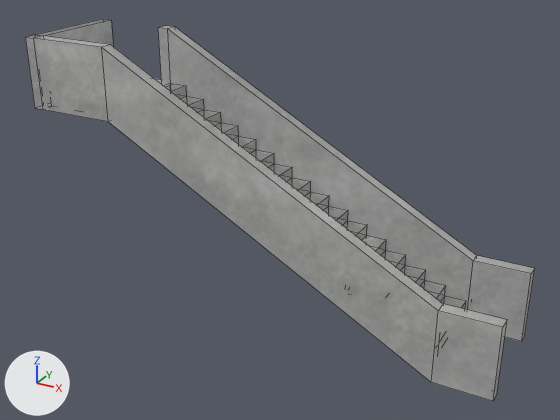
The FBX model Assets/Meshes/WalkingBridge1.fbx: old version first, new version second.
Both versions are drawn from a camera (50 mm lens) standing at (3.22, -13.51, 8.07) and looking at (-3.64, -1.04, 1.83). Every picture has the same lights, and +X, +Y and +Z are marked at lower left. Mesh edges are drawn as thin lines. Where no turn or scale is listed for an object, it has been applied to the vertices. Vertices at the same position are counted once.

Names of what the first picture shows: 'WalkingBridge1'.
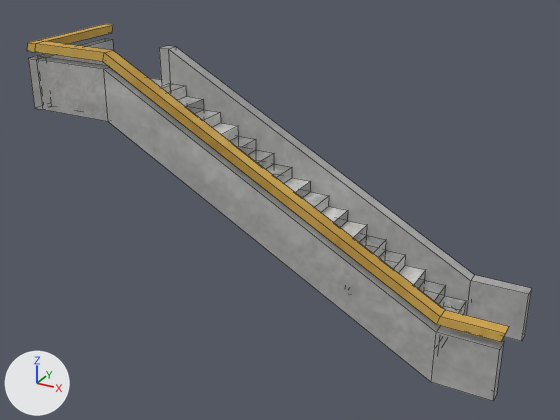
The newer file is also turned or shifted as a whole; pictures and numbers use the older file's frame.

The change, as a list of edits to the scene's bpy script:
```text
Add img_plastic_png:
    img_plastic_png = load_image('plastic.png', '../textures/plastic.png', 256, 256, 'sRGB')
Add mat_plastic:
    mat_plastic = principled_material('plastic')
    mat_plastic.texture = img_plastic_png
    mat_plastic.roughness = 1.0
Change me_cube_121:
    used by ob_walkingbridge1; location = (0.0, 0.0, 0.0)
    remove me_cube_121.from_pydata(...)  # 142 vertices, 135 faces; spans x -8.94..1.16, y -2.12..0.27, z -0.35..4.96
    add me_cube_121.from_pydata(...)  # 166 vertices, 157 faces; spans x -8.94..1.21, y -2.12..0.27, z -0.35..4.85
    me_cube_121 part 1: a new loose piece of 24 vertices spanning x -8.94..1.21, y -2.12..0.27, z 0.86..4.85, in mat_plastic (picture img_plastic_png)
    me_cube_121 part 2
    12 vertices in x -8.94..-6.94, y -2.12..0.27, z 4.96 move by (0.0, 0.0, -0.44)
    8 vertices in x 0.05..1.16, y -2.12..0.27, z 1.14 move by (0.0, 0.0, -0.43)
    me_cube_121 part 3: 52 kept faces spanning x -8.94..1.16, y -2.12..0.27, z -0.35..4.52 get new texture (UV) coordinates
    add me_cube_121.materials.append(mat_plastic)  # picture img_plastic_png
```

Changed parts and their boxes (x1, y1, x2, y2) in the pictures (560 x 420 px; the box of a moved part takes in the faces that stretch with it):
'WalkingBridge1', reshaped
    before: (25, 19, 535, 401)
    after: (27, 24, 532, 401)
part 1 of me_cube_121, added (orange)
    after: (27, 24, 509, 342)
part 2 of me_cube_121, moved or reshaped
    before: (25, 19, 535, 353)
    after: (28, 38, 532, 353)
part 3 of me_cube_121, surface changed
    before: (165, 85, 464, 306)
    after: (163, 84, 466, 339)
